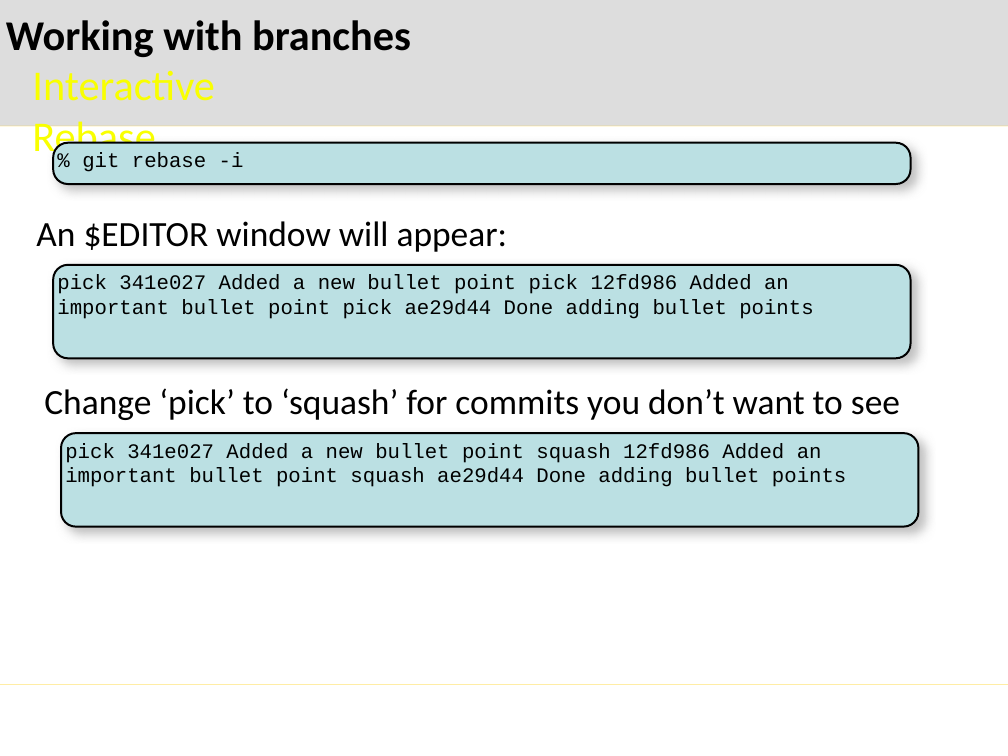
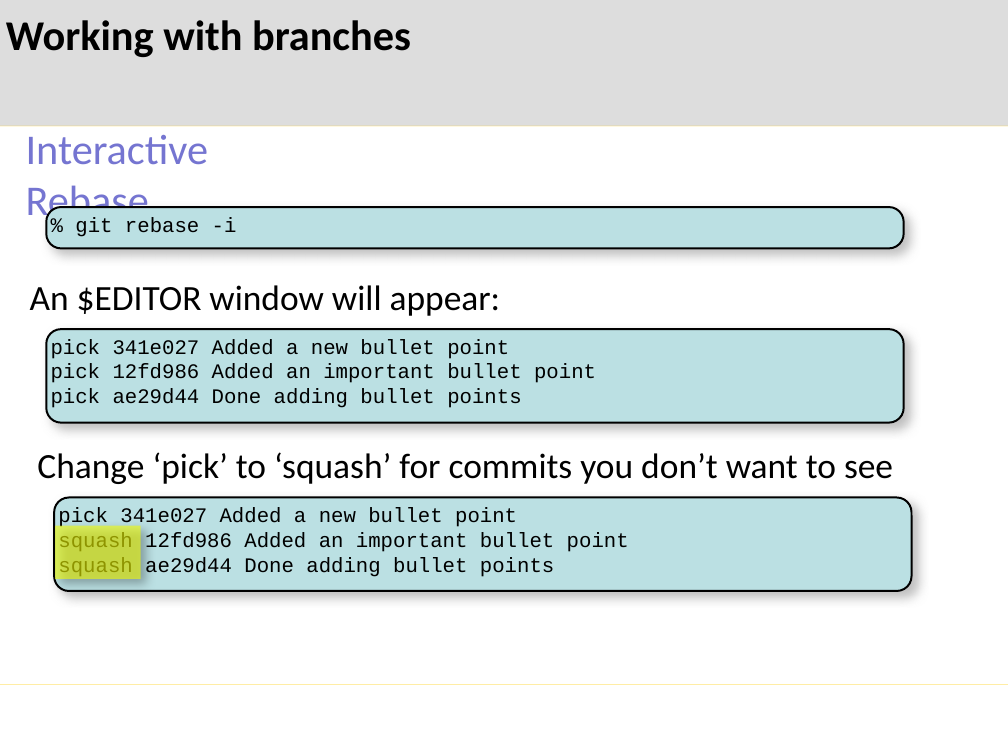
Before and after one commit to mglazer/GitPresentation, a slide deck: slide 19 of presentation.pptx. Drawn at 1008x756 pixels with LibreOffice and Linux fonts; fonts in the diff are those of the drawing; background and template pictures are left out. Boxes give left, top, right and bottom in pixels: in the first picture for what was removed or moved away, otherwise in the second. Text is boxed around its words. In the diff, an @@ line names an element or a change of style, - is before the commit and + after.

Commit message:
Updated presentation.

```diff
--- a/presentation.pptx
+++ b/presentation.pptx
@@ text "Interactive Rebase" at (26, 135, 209, 226): text colour #F9FF00 to #7575D1 @@
@@ text in rounded rectangle at (51, 339, 596, 408): text changed @@
-pick 341e027 Added a new bullet point pick 12fd986 Added an important bullet point pick ae29d44 Done adding bullet points
+pick 341e027 Added a new bullet point
+pick 12fd986 Added an important bullet point
+pick ae29d44 Done adding bullet points
@@ 3 texts, 3 rounded rectangles: place and size @@
-3 texts, 3 rounded rectangles at (32, 70, 919, 527)
+3 texts, 3 rounded rectangles at (26, 135, 912, 591)
@@ text in rounded rectangle at (58, 507, 629, 577): text changed @@
-pick 341e027 Added a new bullet point squash 12fd986 Added an important bullet point squash ae29d44 Done adding bullet points
+pick 341e027 Added a new bullet point
+squash 12fd986 Added an important bullet point
+squash ae29d44 Done adding bullet points
@@ rectangle added at (55, 526, 141, 579), fill #F5FF00 at 58% opacity @@
```
Also in this commit, not shown: 16 other slides changed, 12 slides added, 1 other file.
